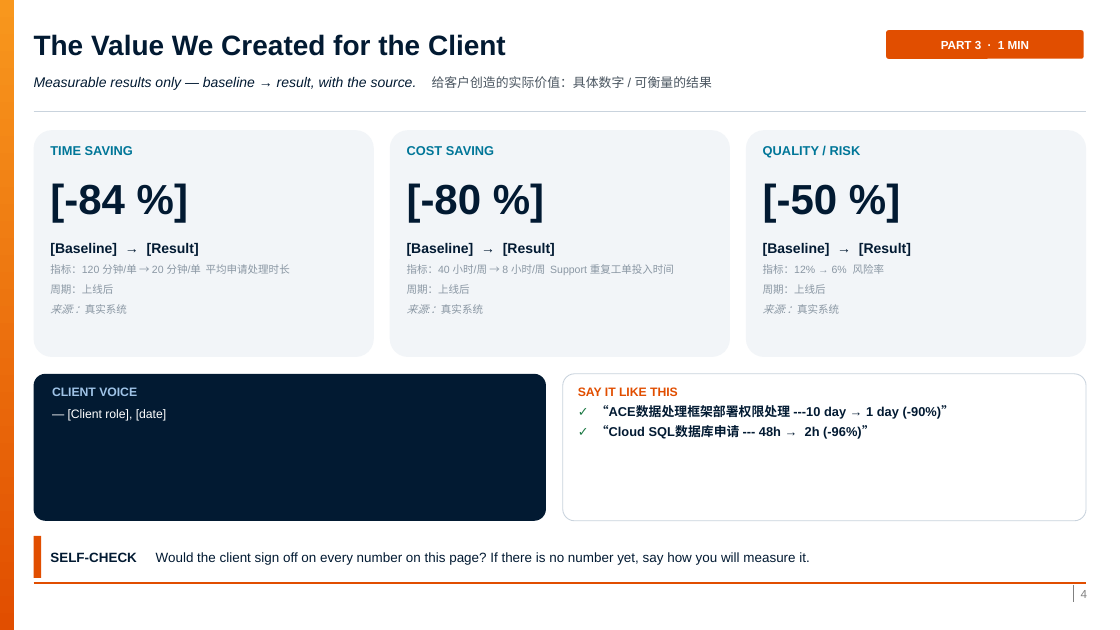
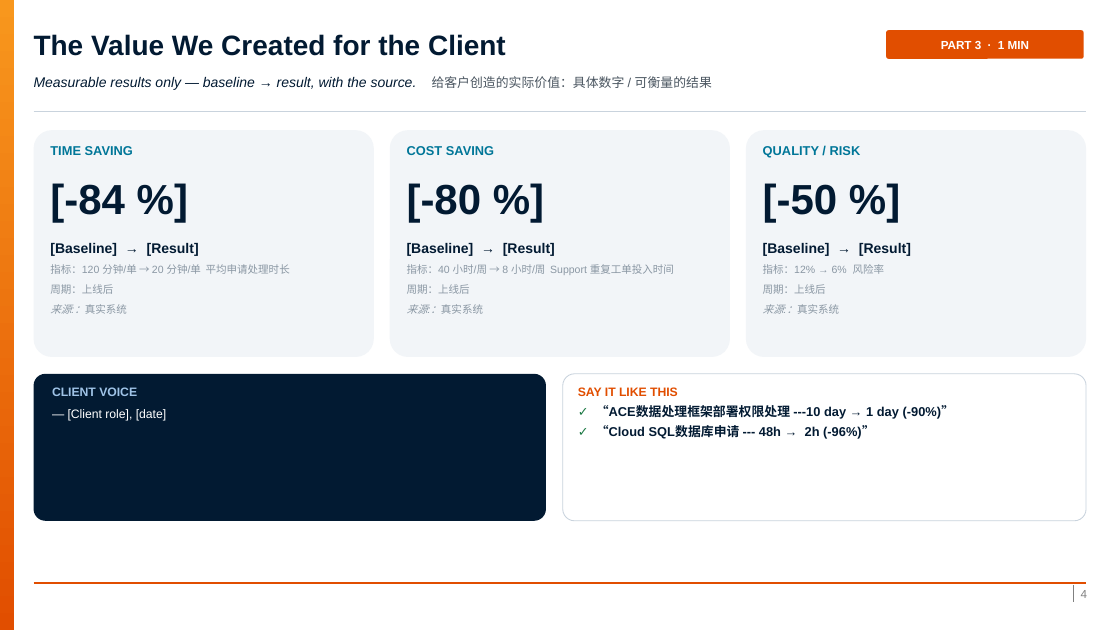
Before and after one commit to smartnolike/deepagent-skill, a slide deck: slide 4 of docs/final_opss.pptx. Drawn at 1120x630 pixels with LibreOffice and Linux fonts; fonts in the diff are those of the drawing; background and template pictures are left out. Boxes give left, top, right and bottom in pixels: in the first picture for what was removed or moved away, otherwise in the second. Text is boxed around its words. In the diff, an @@ line names an element or a change of style, - is before the commit and + after.

Commit message:
fix

```diff
--- a/docs/final_opss.pptx
+++ b/docs/final_opss.pptx
@@ rectangle removed at <box>34,536,41,578</box> @@
@@ text removed at <box>50,552,809,565</box> @@
-SELF-CHECK Would the client sign off on every number on this page? If there is no number yet, say how you will measure it.
```
Also in this commit, not shown: 3 other slides changed.
